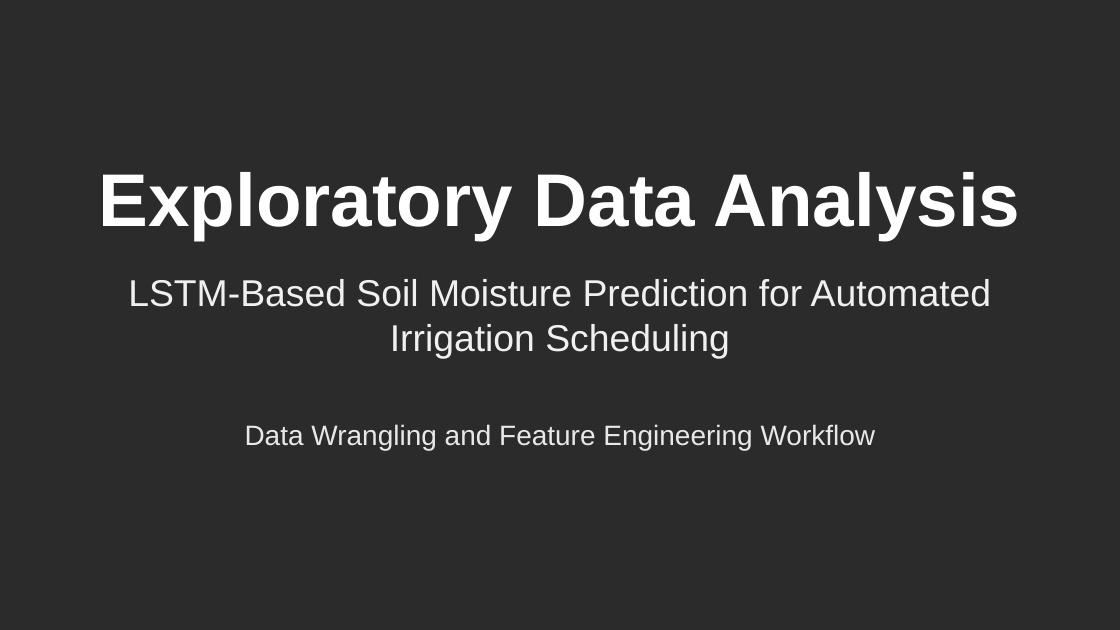
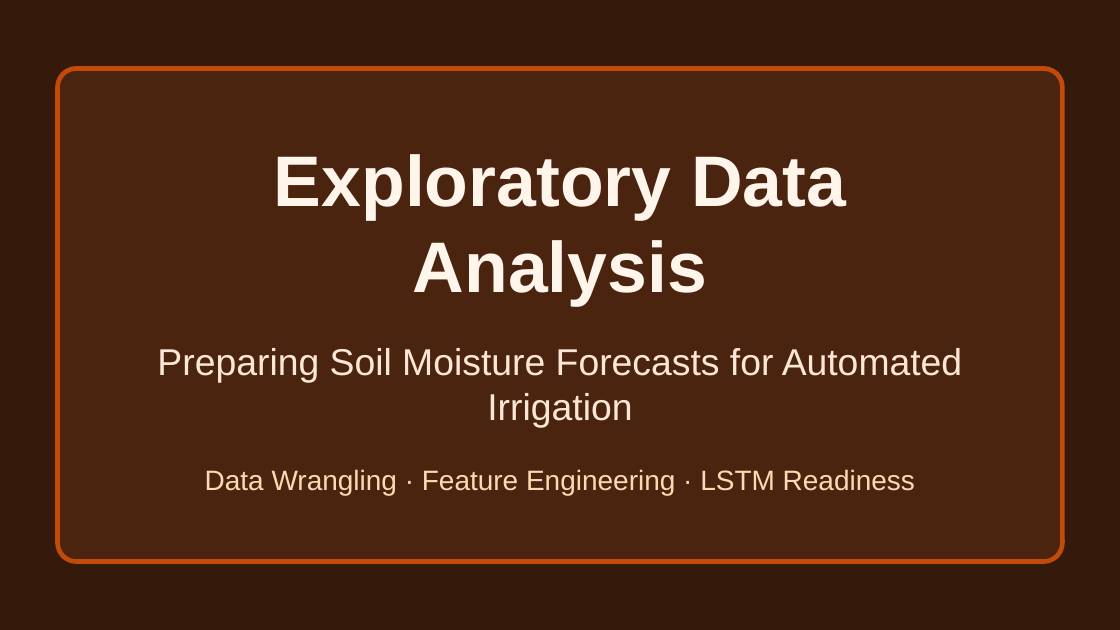
Before and after one commit to Bryan-Nsoh/slide-maker, a slide deck: slide 1 of workspace/presentations/eda-lstm-vwc-prediction.pptx. Drawn at 1120x630 pixels with LibreOffice and Linux fonts; fonts in the diff are those of the drawing; background and template pictures are left out; a plain dark background stands for a picture behind light text. Boxes give left, top, right and bottom in pixels: in the first picture for what was removed or moved away, otherwise in the second. Text is boxed around its words. In the diff, an @@ line names an element or a change of style, - is before the commit and + after.

```diff
--- a/workspace/presentations/eda-lstm-vwc-prediction.pptx
+++ b/workspace/presentations/eda-lstm-vwc-prediction.pptx
@@ background picture (left out) to #35190B @@
@@ rounded rectangle added at (57, 68, 1062, 561), fill #4B2410, outline #C24B0A 3 pt @@
@@ text "Exploratory Data Analysis": place and size @@
-text "Exploratory Data Analysis" at (99, 172, 1020, 240)
+text "Exploratory Data Analysis" at (274, 154, 846, 306)
@@ text "Exploratory Data Analysis" at (274, 154, 846, 306): size 48 to 46 pt, text colour #FFFFFF to #FFF5EB; more space between paragraphs @@
@@ text at (157, 348, 962, 428): text changed; text colour #F0F0F0 to #FCE7D6 @@
-LSTM-Based Soil Moisture Prediction for Automated Irrigation Scheduling
+Preparing Soil Moisture Forecasts for Automated Irrigation
@@ text at (205, 469, 915, 495): text changed; text colour #E8E8E8 to #FFD8B2 @@
-Data Wrangling and Feature Engineering Workflow
+Data Wrangling · Feature Engineering · LSTM Readiness
```
Also in this commit, not shown: 22 slides added, 15 slides removed, 20 other files.
